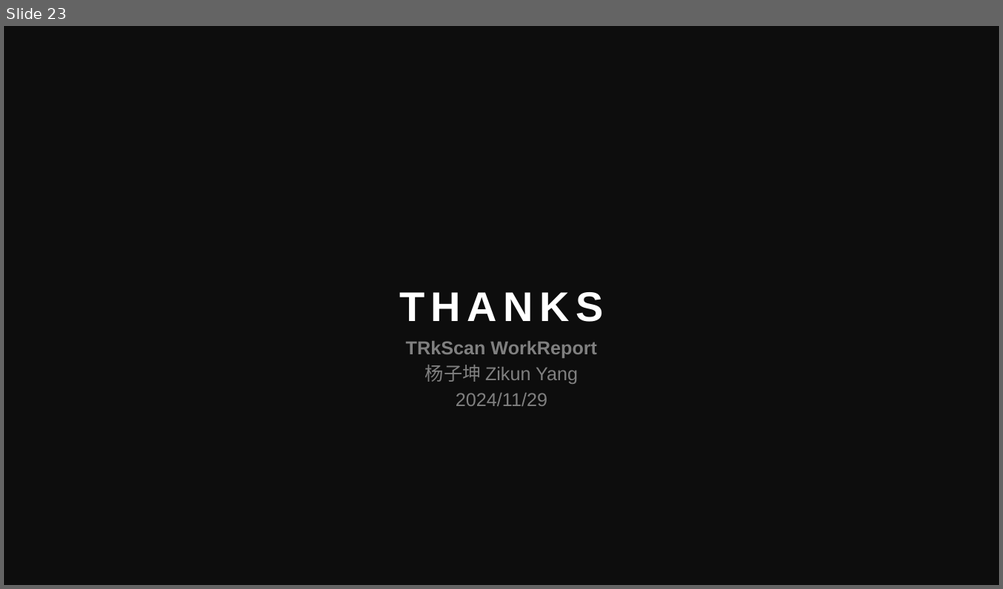
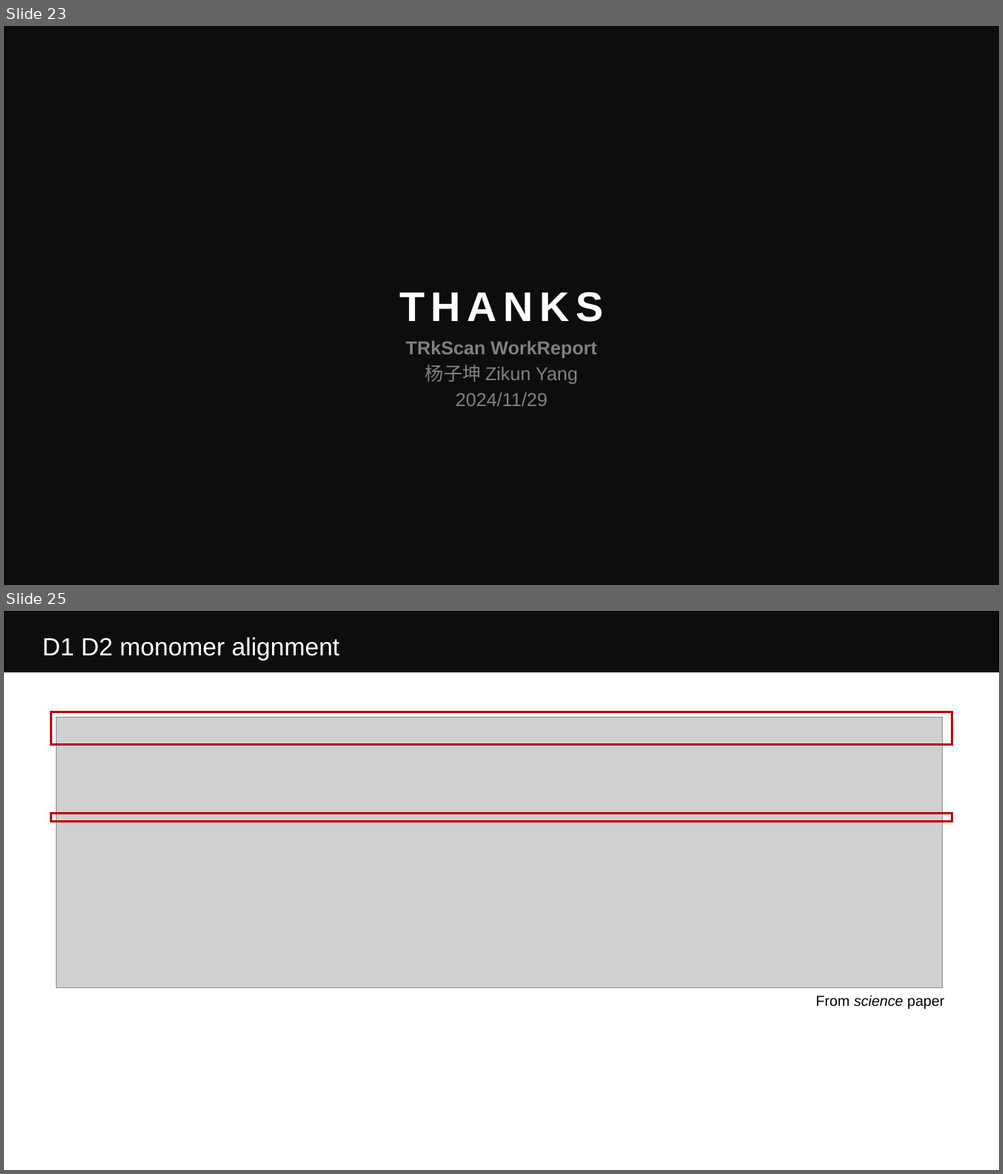
Before and after one commit to Eric-Y-S/TRkScan, a slide deck: WorkReport.pptx. Shown one above the other, each under a label of ours: slide 23 before the commit, slides 23 and 25 after it; the slides between them are not shown. The pictures are 1003x589 and 1003x1174 pixels, drawn with LibreOffice and Linux fonts; fonts in the diff are those of the drawing; grey boxes stand for pictures. Boxes give left, top, right and bottom in pixels: in the first picture for what was removed or moved away, otherwise in the second. Text is boxed around its words. In the diff, an @@ line names an element or a change of style, - is before the commit and + after.

```diff
--- a/WorkReport.pptx
+++ b/WorkReport.pptx
@@ slide 25 added at (4,611,999,1170), background #FFFFFF; not listed: 1 template element that a slide beside it also shows @@
@@ text added at (42,637,340,661), 24 pt, text #FFFFFF @@
+D1 D2 monomer alignment
@@ rectangle added at (51,712,951,744), outline #C00000 2.25 pt @@
@@ picture added at (57,717,942,988) @@
@@ rectangle added at (51,814,951,822), outline #C00000 2.25 pt @@
@@ text added at (816,995,944,1009), 14 pt, text #000000 @@
+From science paper
```
Also in this commit, not shown: 19 other slides added, 54 other files.
